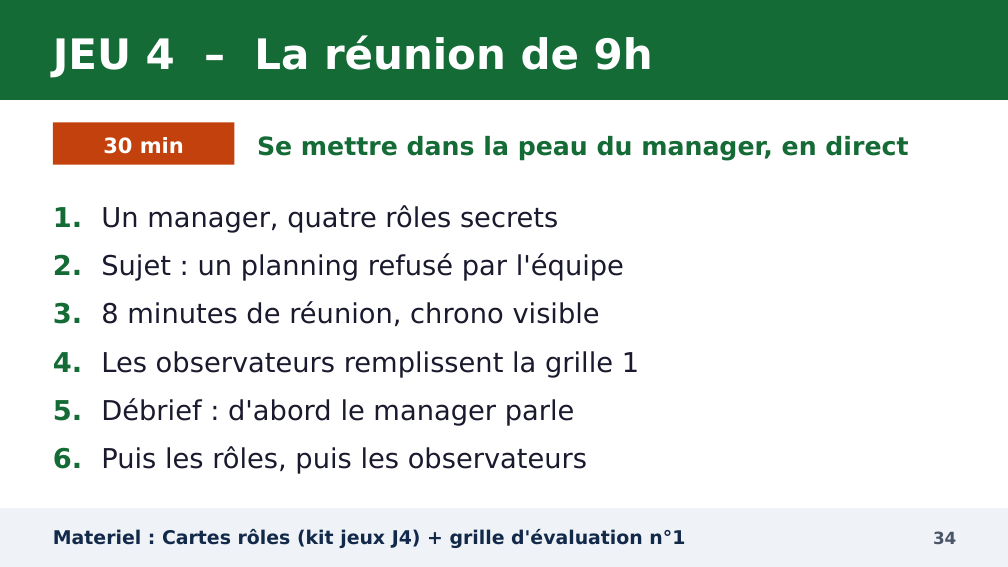
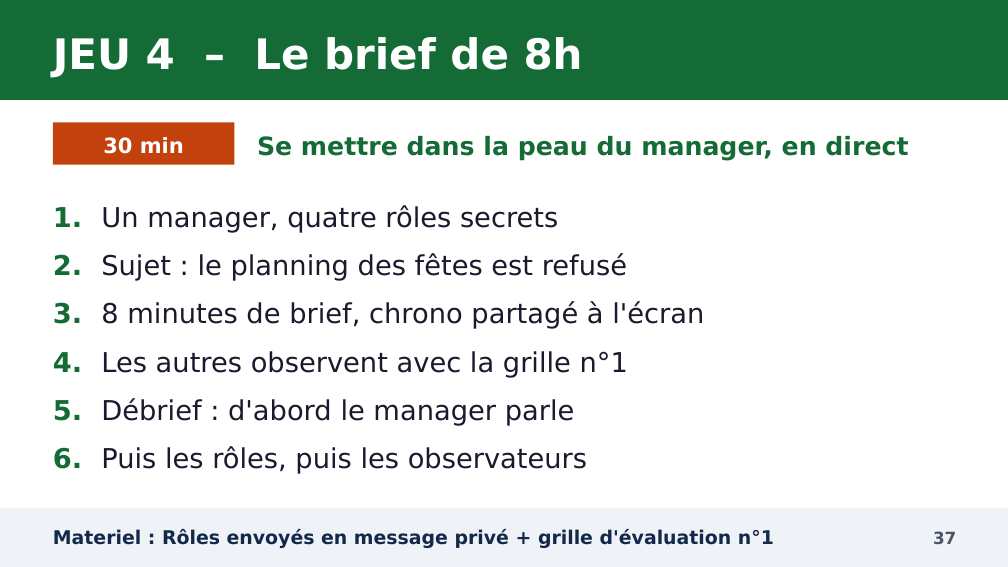
Before and after one commit to YebaYorel/Training, a slide deck: slide 37 of formation_GEM_manager_IA/01_diaporama/Diaporama_Manager_et_IA_GEM.pptx (slide 34 before the commit). Drawn at 1008x567 pixels with LibreOffice and Linux fonts; fonts in the diff are those of the drawing. Boxes give left, top, right and bottom in pixels: in the first picture for what was removed or moved away, otherwise in the second. Text is boxed around its words. In the diff, an @@ line names an element or a change of style, - is before the commit and + after.

```diff
--- a/formation_GEM_manager_IA/01_diaporama/Diaporama_Manager_et_IA_GEM.pptx
+++ b/formation_GEM_manager_IA/01_diaporama/Diaporama_Manager_et_IA_GEM.pptx
@@ text at [53, 37, 583, 78]: text changed @@
-JEU 4 – La réunion de 9h
+JEU 4 – Le brief de 8h
@@ text at [53, 253, 704, 378]: text changed @@
-2. Sujet : un planning refusé par l'équipe
-3. 8 minutes de réunion, chrono visible
-4. Les observateurs remplissent la grille 1
+2. Sujet : le planning des fêtes est refusé
+3. 8 minutes de brief, chrono partagé à l'écran
+4. Les autres observent avec la grille n°1
@@ text at [53, 529, 774, 548]: text changed @@
-Materiel : Cartes rôles (kit jeux J4) + grille d'évaluation n°1
+Materiel : Rôles envoyés en message privé + grille d'évaluation n°1
@@ text at [933, 531, 956, 544]: text changed @@
-34
+37
```
Also in this commit, not shown: 67 other slides changed, 5 slides added, 1 slide removed, 31 other files.
